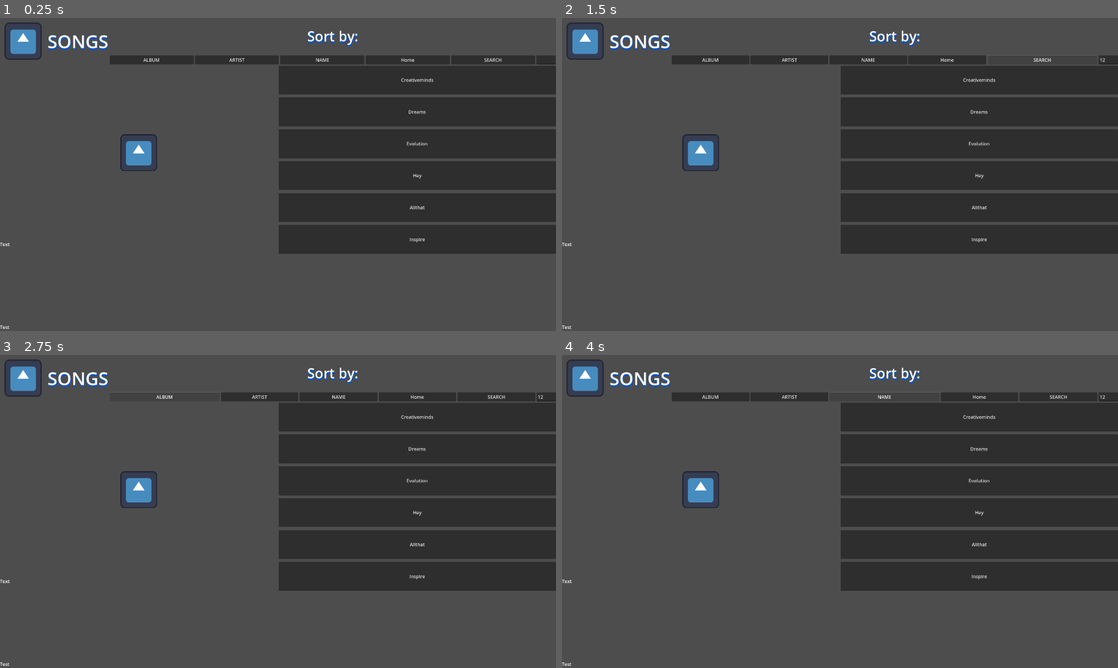
Above: before the commit, frames 1-4 (two rows, left to right).
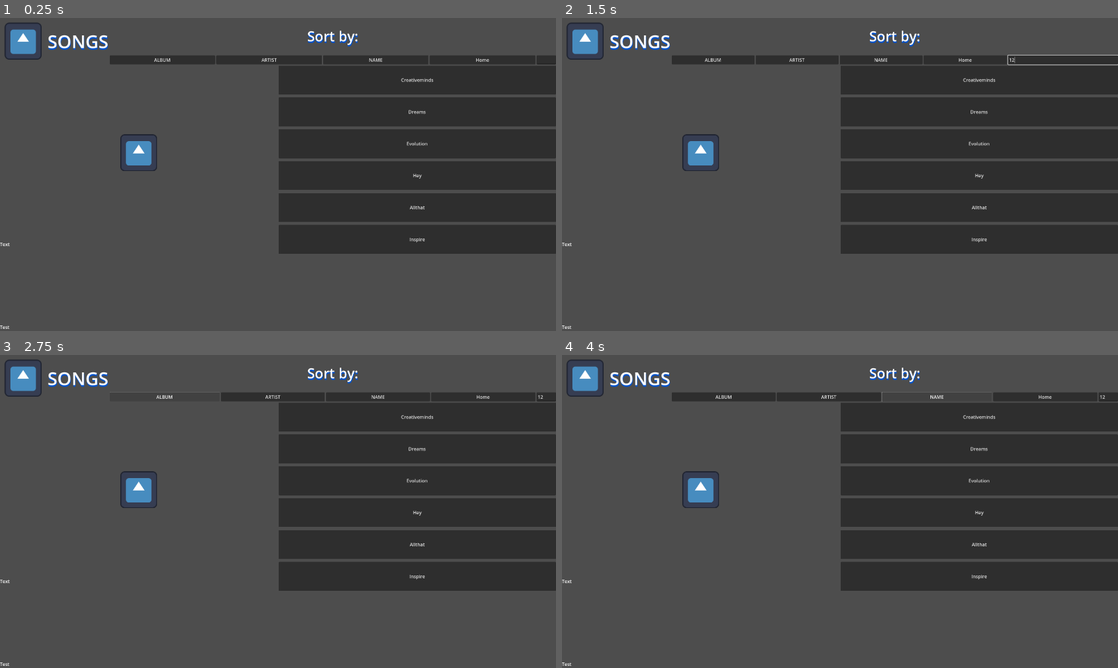
Above: after the commit, the same moments.

Repository: leon-fenzl/SongSelectionMenuRepo
Game: Godot game, scene res://title_screen.tscn
The game is run twice, just before and just after one commit, with the same random seed, the same clock (stepped at 60 frames per second) and the same inputs. The engine's default icon, where the game draws it, is replaced by a stand-in: a white triangle on a blue panel in a dark square.
Inputs (mouse positions are in pixels of both pictures, inside the frame that each line leads up to):
- Up to frame 1 (0.25 s): no input
- Up to frame 2 (1.5 s): click (1106, 58) at 0.52 s; type "12" at 0.6 s; click (1056, 58) at 1.25 s, where only the run before the commit has a clickable "SEARCH"
- Up to frame 3 (2.75 s): click "ALBUM" at 2 s
- Up to frame 4 (4 s): click "ARTIST" at 2.75 s; click "NAME" at 3.5 s

The runs differ from the first frame. In frame 1, 0.2% of the frame differs, in the area x 25-91%, y 12-15%; in frame 2, 0.3%, in the area x 25-100%, y 11-16%; in frame 3, 0.2%; in frame 4, 0.2%.

Commit message:
Update V4

Diff:
--- a/TestUI/Scripts/ButtonsBehaviours/SearchBehaviour.gd
+++ b/TestUI/Scripts/ButtonsBehaviours/SearchBehaviour.gd
@@ -1,11 +1,12 @@
-extends Button
+extends LineEdit
 @onready var research = []
 @onready var allButtons = [] #feeded through Game Manager
 @onready var index:int
-func _on_button_search_button_down():
+func FeedTheSearch(a:Array):
 	for i in allButtons.size():
 		if allButtons[i].text not in research:
 			research.append(allButtons[i].text)
 		else:
 			return
-	print(research[5])
+func _on_search_bar_text_changed(new_text):
+	pass # Replace with function body.
--- a/TestUI/Scripts/ButtonsHeaderBehaviours.gd
+++ b/TestUI/Scripts/ButtonsHeaderBehaviours.gd
@@ -26,7 +26,7 @@
 	$Button_Name.custom_minimum_size = Vector2(30.0,custom_minimum_size.y)
 
 
-func _on_button_search_mouse_entered():
-	$Button_Search.custom_minimum_size = Vector2(380.0,custom_minimum_size.y)
-func _on_button_search_mouse_exited():
-	$Button_Search.custom_minimum_size = Vector2(30.0,custom_minimum_size.y)
+func _on_search_bar_mouse_entered():
+	$SearchBar.custom_minimum_size = Vector2(380.0,custom_minimum_size.y)
+func _on_search_bar_mouse_exited():
+	$SearchBar.custom_minimum_size = Vector2(30.0,custom_minimum_size.y)
--- a/TestUI/Scripts/GManager.gd
+++ b/TestUI/Scripts/GManager.gd
@@ -3,7 +3,7 @@
 @onready var songSArray = []
 @onready var buttonObject ="res://Buttons/SongButton.tscn"
 @onready var buttonsArray = []
-@onready var searchBttRef = $Menu/HBC_Top/VBC_Sorter/HBC_ButtonsHeader/Button_Search
+@onready var searchBttRef = $Menu/HBC_Top/VBC_Sorter/HBC_ButtonsHeader/SearchBar
 func _ready():
 	CreateSongsArray(songsFolderPath)
 	SpawnButtons(songSArray)
--- a/TestUI/title_screen.tscn
+++ b/TestUI/title_screen.tscn
@@ -5,9 +5,9 @@
 [ext_resource type="Script" path="res://Scripts/ButtonsHeaderBehaviours.gd" id="3_37bfi"]
 [ext_resource type="PackedScene" uid="uid://c8gmek3mgc8si" path="res://Buttons/ByAlbum.tscn" id="3_rosr5"]
 [ext_resource type="PackedScene" uid="uid://c4jmioxmtw0cr" path="res://Buttons/HomeButton.tscn" id="3_umrwv"]
-[ext_resource type="PackedScene" uid="uid://bluf7d6txfdjv" path="res://Buttons/Search.tscn" id="3_yjfik"]
 [ext_resource type="PackedScene" uid="uid://6e32qo4fgnru" path="res://Buttons/ByArtist.tscn" id="4_dqugo"]
 [ext_resource type="PackedScene" uid="uid://ub1uep0ml2jv" path="res://Buttons/ByName.tscn" id="5_tx8kl"]
+[ext_resource type="Script" path="res://Scripts/ButtonsBehaviours/SearchBehaviour.gd" id="8_h5l1i"]
 [ext_resource type="AudioStream" uid="uid://balgpw1n0yn47" path="res://TestSongs/allthat.ogg" id="9_4dx5t"]
 
 [node name="Song Selection Menu" type="Control"]
@@ -87,48 +87,41 @@
 
 [node name="Button_Album" parent="Menu/HBC_Top/VBC_Sorter/HBC_ButtonsHeader" instance=ExtResource("3_rosr5")]
 layout_mode = 2
-offset_right = 290.0
+offset_right = 364.0
 offset_bottom = 31.0
 size_flags_vertical = 2
 icon_alignment = 1
 
 [node name="Button_Artist" parent="Menu/HBC_Top/VBC_Sorter/HBC_ButtonsHeader" instance=ExtResource("4_dqugo")]
 layout_mode = 2
-offset_left = 294.0
-offset_right = 585.0
+offset_left = 368.0
+offset_right = 733.0
 offset_bottom = 31.0
 size_flags_vertical = 2
 icon_alignment = 1
 
 [node name="Button_Name" parent="Menu/HBC_Top/VBC_Sorter/HBC_ButtonsHeader" instance=ExtResource("5_tx8kl")]
 layout_mode = 2
-offset_left = 589.0
-offset_right = 880.0
+offset_left = 737.0
+offset_right = 1101.0
 offset_bottom = 31.0
 size_flags_vertical = 2
 icon_alignment = 1
 
 [node name="Button_Home" parent="Menu/HBC_Top/VBC_Sorter/HBC_ButtonsHeader" instance=ExtResource("3_umrwv")]
 layout_mode = 2
-offset_left = 884.0
-offset_right = 1175.0
-offset_bottom = 31.0
-size_flags_vertical = 2
-icon_alignment = 1
-
-[node name="Button_Search" parent="Menu/HBC_Top/VBC_Sorter/HBC_ButtonsHeader" instance=ExtResource("3_yjfik")]
-layout_mode = 2
-offset_left = 1179.0
-offset_right = 1469.0
+offset_left = 1105.0
+offset_right = 1470.0
 offset_bottom = 31.0
 size_flags_vertical = 2
 icon_alignment = 1
 
 [node name="SearchBar" type="LineEdit" parent="Menu/HBC_Top/VBC_Sorter/HBC_ButtonsHeader"]
 layout_mode = 2
-offset_left = 1473.0
-offset_right = 1540.0
-offset_bottom = 31.0
+offset_left = 1474.0
+offset_right = 1541.0
+offset_bottom = 31.0
+script = ExtResource("8_h5l1i")
 
 [node name="HBC_Divider" type="HBoxContainer" parent="Menu"]
 layout_mode = 2
@@ -205,5 +198,5 @@
 [connection signal="mouse_exited" from="Menu/HBC_Top/VBC_Sorter/HBC_ButtonsHeader/Button_Name" to="Menu/HBC_Top/VBC_Sorter/HBC_ButtonsHeader" method="_on_button_name_mouse_exited"]
 [connection signal="mouse_entered" from="Menu/HBC_Top/VBC_Sorter/HBC_ButtonsHeader/Button_Home" to="Menu/HBC_Top/VBC_Sorter/HBC_ButtonsHeader" method="_on_button_home_mouse_entered"]
 [connection signal="mouse_exited" from="Menu/HBC_Top/VBC_Sorter/HBC_ButtonsHeader/Button_Home" to="Menu/HBC_Top/VBC_Sorter/HBC_ButtonsHeader" method="_on_button_home_mouse_exited"]
-[connection signal="mouse_entered" from="Menu/HBC_Top/VBC_Sorter/HBC_ButtonsHeader/Button_Search" to="Menu/HBC_Top/VBC_Sorter/HBC_ButtonsHeader" method="_on_button_search_mouse_entered"]
-[connection signal="mouse_exited" from="Menu/HBC_Top/VBC_Sorter/HBC_ButtonsHeader/Button_Search" to="Menu/HBC_Top/VBC_Sorter/HBC_ButtonsHeader" method="_on_button_search_mouse_exited"]
+[connection signal="mouse_entered" from="Menu/HBC_Top/VBC_Sorter/HBC_ButtonsHeader/SearchBar" to="Menu/HBC_Top/VBC_Sorter/HBC_ButtonsHeader" method="_on_search_bar_mouse_entered"]
+[connection signal="mouse_exited" from="Menu/HBC_Top/VBC_Sorter/HBC_ButtonsHeader/SearchBar" to="Menu/HBC_Top/VBC_Sorter/HBC_ButtonsHeader" method="_on_search_bar_mouse_exited"]
Not shown: 1 places in TestUI/Buttons/Search.tscn that only renumber resources
